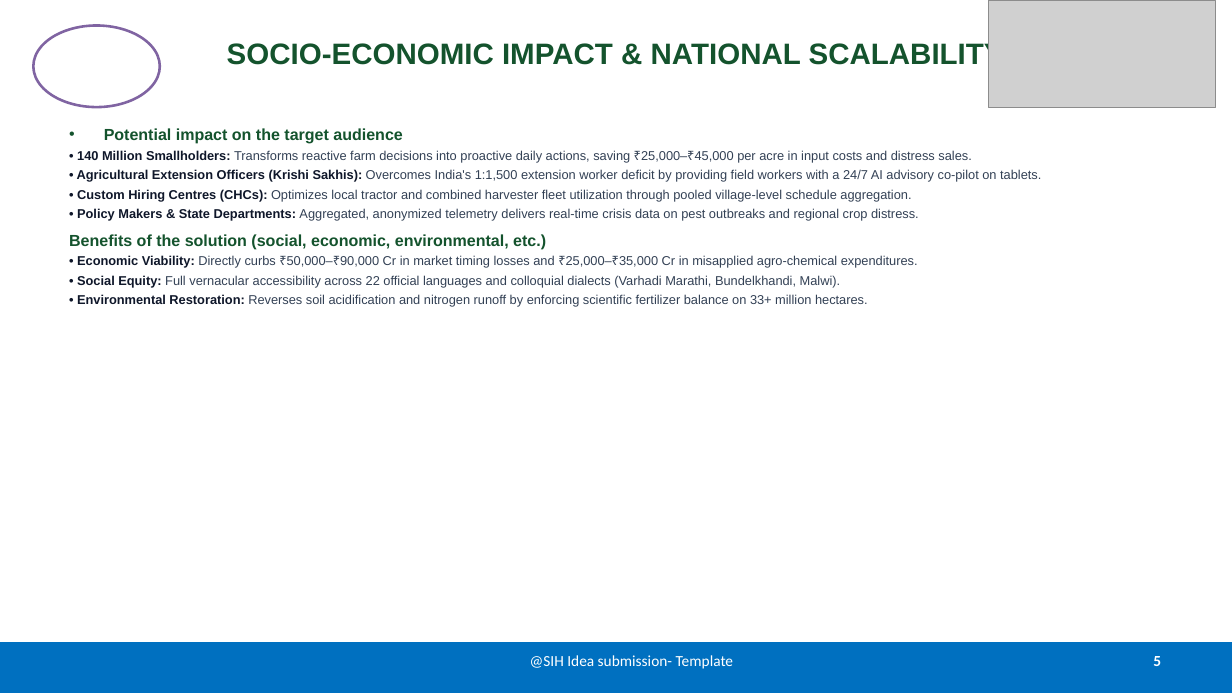
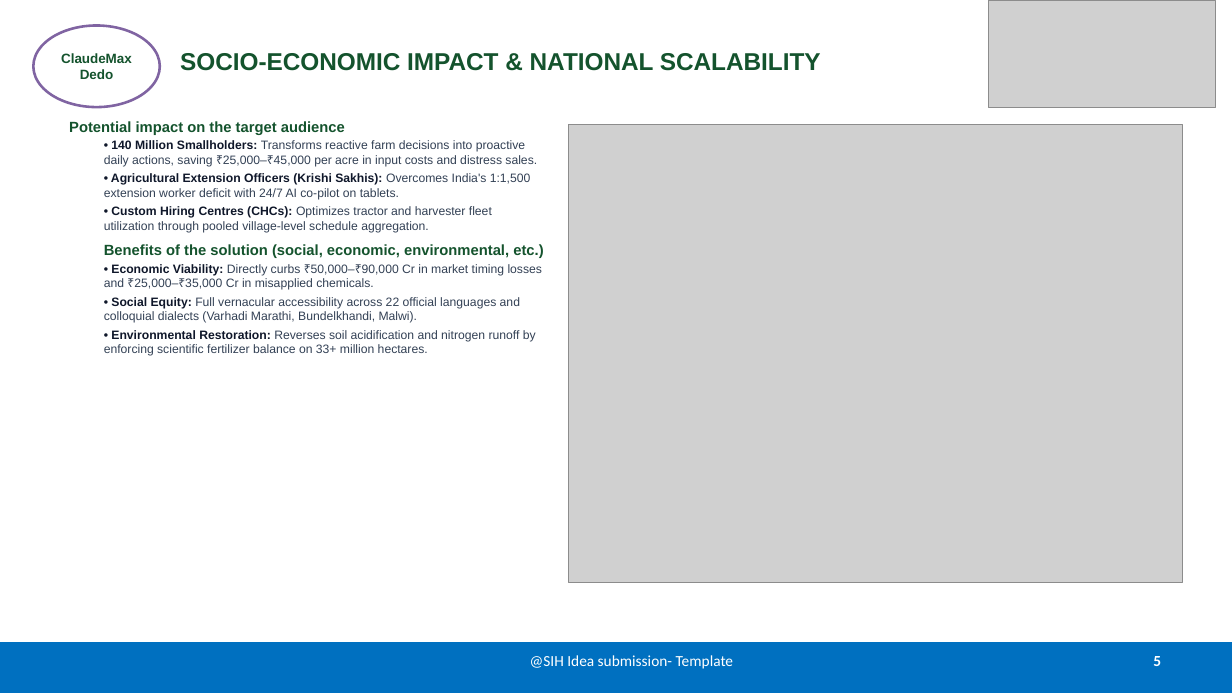
Before and after one commit to lohitakshcodes/claudemaxdedo-sih2026, a slide deck: slide 5 of SIH2026_SIH26193_KrishiSmriti_ClaudeMaxDedo.pptx. Drawn at 1232x693 pixels with LibreOffice and Linux fonts; fonts in the diff are those of the drawing; grey boxes stand for pictures. Boxes give left, top, right and bottom in pixels: in the first picture for what was removed or moved away, otherwise in the second. Text is boxed around its words. In the diff, an @@ line names an element or a change of style, - is before the commit and + after.

Commit message:
feat: official SIH 2026 PPTX & PDF presentations with Gemini infographics & architecture diagrams

```diff
--- a/SIH2026_SIH26193_KrishiSmriti_ClaudeMaxDedo.pptx
+++ b/SIH2026_SIH26193_KrishiSmriti_ClaudeMaxDedo.pptx
@@ ellipse "ClaudeMaxDedo" at bbox=[33, 26, 160, 107]: size 11 to 10.5 pt, text colour #FFFFFF to #14532D @@
@@ title "SOCIO-ECONOMIC IMPACT & NATIONAL SCALABILITY": place and size @@
-title "SOCIO-ECONOMIC IMPACT & NATIONAL SCALABILITY" at bbox=[227, 41, 1004, 70]
+title "SOCIO-ECONOMIC IMPACT & NATIONAL SCALABILITY" at bbox=[180, 53, 821, 71]
@@ title "SOCIO-ECONOMIC IMPACT & NATIONAL SCALABILITY" at bbox=[180, 53, 821, 71]: size 23 to 19 pt; alignment centre to left @@
@@ text "Potential impact on the target ...": place and size @@
-text "Potential impact on the target ..." at bbox=[69, 128, 1041, 307]
+text "Potential impact on the target ..." at bbox=[69, 121, 543, 356]
@@ text at bbox=[69, 121, 543, 356]: size 12.5 to 11.5 pt in "Potential impact on the target audience", "Benefits of the solution (social, economic, environmental, ..."; size 10 to 9.5 pt in "• 140 Million Smallholders: Transforms reactive farm ...", "• Social Equity: Full vernacular accessibility across ...", "• Environmental Restoration: Reverses soil acidification and ..."; bullet • to none; less space between paragraphs @@
@@ picture added at bbox=[568, 125, 1183, 582] @@
@@ text at bbox=[104, 173, 531, 233]: text changed; size 10 to 9.5 pt @@
-• Agricultural Extension Officers (Krishi Sakhis): Overcomes India's 1:1,500 extension worker deficit by providing field workers with a 24/7 AI advisory co-pilot on tablets.
-• Custom Hiring Centres (CHCs): Optimizes local tractor and combined harvester fleet utilization through pooled village-level schedule aggregation.
-• Policy Makers & State Departments: Aggregated, anonymized telemetry delivers real-time crisis data on pest outbreaks and regional crop distress.
+• Agricultural Extension Officers (Krishi Sakhis): Overcomes India's 1:1,500 extension worker deficit with 24/7 AI co-pilot on tablets.
+• Custom Hiring Centres (CHCs): Optimizes tractor and harvester fleet utilization through pooled village-level schedule aggregation.
@@ text at bbox=[104, 264, 542, 290]: text changed; size 10 to 9.5 pt @@
-• Economic Viability: Directly curbs ₹50,000–₹90,000 Cr in market timing losses and ₹25,000–₹35,000 Cr in misapplied agro-chemical expenditures.
+• Economic Viability: Directly curbs ₹50,000–₹90,000 Cr in market timing losses and ₹25,000–₹35,000 Cr in misapplied chemicals.
```
Also in this commit, not shown: 4 other slides changed, 15 other files.
